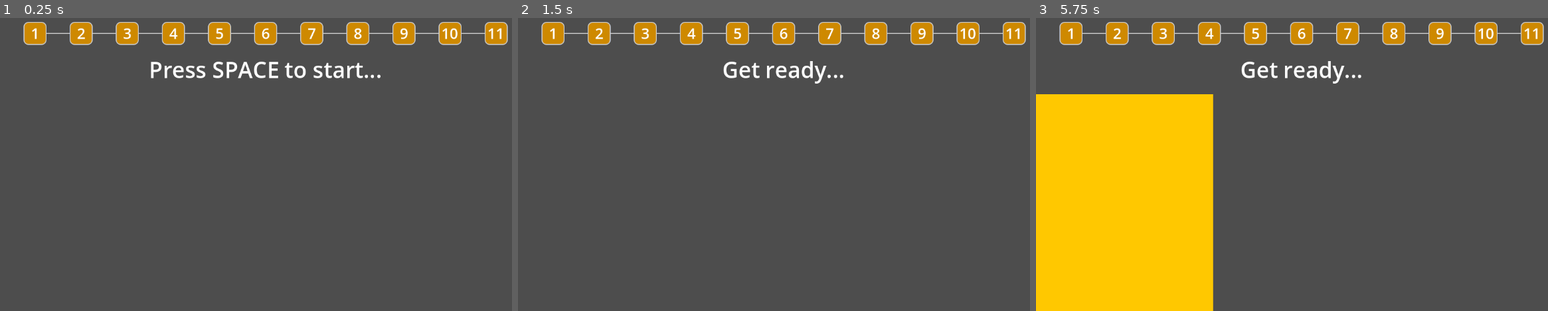
Above: before the commit, frames 1-3 (left to right).
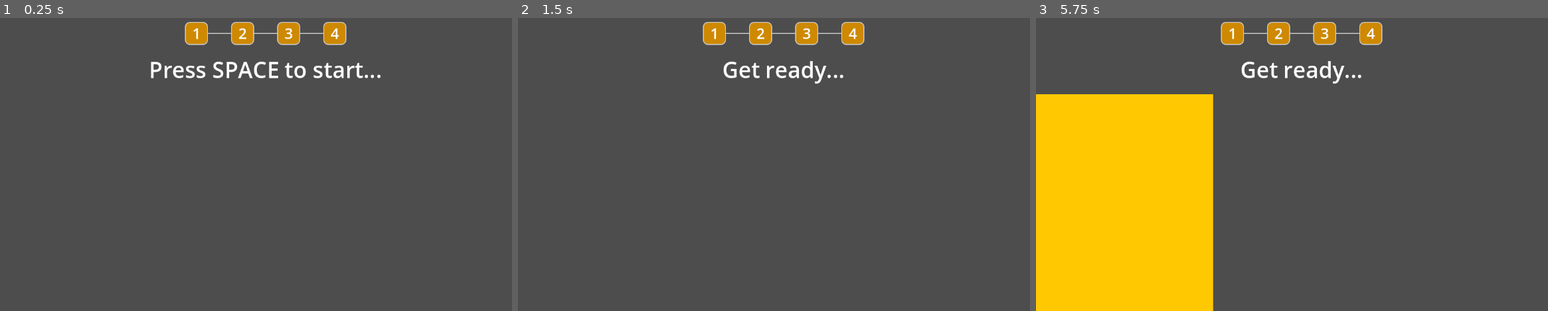
Above: after the commit, the same moments.

Repository: phrasmotica/workout-companion
Game: Godot game, scene res://scenes/app.tscn
Same seed, same stepped clock (60 frames per second), same inputs: the game is played once before the commit and once after it.
Inputs:
- Up to frame 1 (0.25 s): no input
- Up to frame 2 (1.5 s): tap Space at 0.5 s; tap Enter (ui_accept) at 0.77, 1.25 s
- Up to frame 3 (5.75 s): tap Enter (ui_accept) at 1.52, 2, 2.75, 3.02, 3.5, 3.77, 4.25, 4.52 s

The runs differ from the first frame. In frame 1, 5.3% of the frame differs, in the area x 4-100%, y 1-10%; in frame 2, 5.3%; in frame 3, 5.3%.

Commit message:
Create some workout resources

Diff:
--- /dev/null
+++ b/data/workout_20x11.tres
@@ -0,0 +1,9 @@
+[gd_resource type="Resource" script_class="Workout" load_steps=2 format=3 uid="uid://ct00hl5w1lmxt"]
+
+[ext_resource type="Script" uid="uid://x4gkwisjojn1" path="res://scripts/workout.gd" id="1_d25ye"]
+
+[resource]
+script = ExtResource("1_d25ye")
+sets = 11
+reps = 20
+metadata/_custom_type_script = "uid://x4gkwisjojn1"
--- /dev/null
+++ b/data/workout_3x4.tres
@@ -0,0 +1,9 @@
+[gd_resource type="Resource" script_class="Workout" load_steps=2 format=3 uid="uid://dqjcyk72b8sak"]
+
+[ext_resource type="Script" uid="uid://x4gkwisjojn1" path="res://scripts/workout.gd" id="1_frvoe"]
+
+[resource]
+script = ExtResource("1_frvoe")
+sets = 4
+reps = 3
+metadata/_custom_type_script = "uid://x4gkwisjojn1"
--- a/scenes/app.tscn
+++ b/scenes/app.tscn
@@ -1,23 +1,17 @@
-[gd_scene load_steps=10 format=3 uid="uid://v6tj6nloub77"]
+[gd_scene load_steps=9 format=3 uid="uid://v6tj6nloub77"]
 
 [ext_resource type="Script" uid="uid://dphjta0fnof0s" path="res://scripts/app.gd" id="1_fee65"]
 [ext_resource type="PackedScene" uid="uid://dq00nnlosn23m" path="res://scenes/key_listener.tscn" id="1_hu2qg"]
 [ext_resource type="PackedScene" uid="uid://dtajkb5vd5nal" path="res://scenes/flasher.tscn" id="1_jv4sb"]
-[ext_resource type="Script" uid="uid://x4gkwisjojn1" path="res://scripts/workout.gd" id="2_vchjt"]
+[ext_resource type="Resource" uid="uid://dqjcyk72b8sak" path="res://data/workout_3x4.tres" id="2_jv7dx"]
 [ext_resource type="PackedScene" uid="uid://jw8x56hddkq3" path="res://scenes/countdown.tscn" id="3_uvl1u"]
 [ext_resource type="PackedScene" uid="uid://c3ny8dq1xas7h" path="res://scenes/status_message.tscn" id="4_k6d74"]
 [ext_resource type="PackedScene" uid="uid://cpcr2u4jlkqua" path="res://scenes/rep_counter.tscn" id="5_ljqyw"]
 [ext_resource type="PackedScene" uid="uid://ctqbv83gyj2ql" path="res://scenes/stepper.tscn" id="6_jv7dx"]
 
-[sub_resource type="Resource" id="Resource_ljqyw"]
-script = ExtResource("2_vchjt")
-sets = 11
-reps = 5
-metadata/_custom_type_script = "uid://x4gkwisjojn1"
-
 [node name="App" type="Node2D" node_paths=PackedStringArray("status_message", "set_counter", "rep_counter")]
 script = ExtResource("1_fee65")
-workout = SubResource("Resource_ljqyw")
+workout = ExtResource("2_jv7dx")
 status_message = NodePath("MarginContainer/VBoxContainer/StatusMessage")
 set_counter = NodePath("MarginContainer/VBoxContainer/SetCounter")
 rep_counter = NodePath("MarginContainer/VBoxContainer/RepCounter")
@@ -36,7 +30,6 @@
 [node name="SetCounter" parent="MarginContainer/VBoxContainer" instance=ExtResource("6_jv7dx")]
 layout_mode = 2
 alignment = 1
-step_count = 11
 
 [node name="StatusMessage" parent="MarginContainer/VBoxContainer" instance=ExtResource("4_k6d74")]
 layout_mode = 2
@@ -44,8 +37,7 @@
 [node name="RepCounter" parent="MarginContainer/VBoxContainer" instance=ExtResource("5_ljqyw")]
 visible = false
 layout_mode = 2
-count = 0
-max_count = 5
+max_count = 3
 
 [node name="MarginContainer" type="MarginContainer" parent="MarginContainer/VBoxContainer"]
 layout_mode = 2
